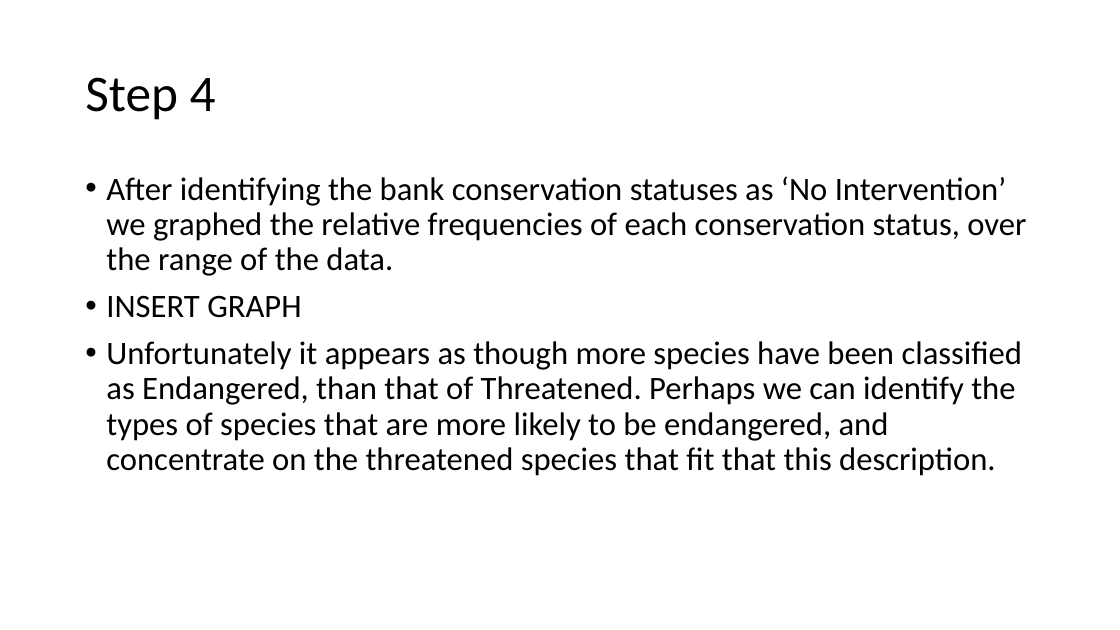
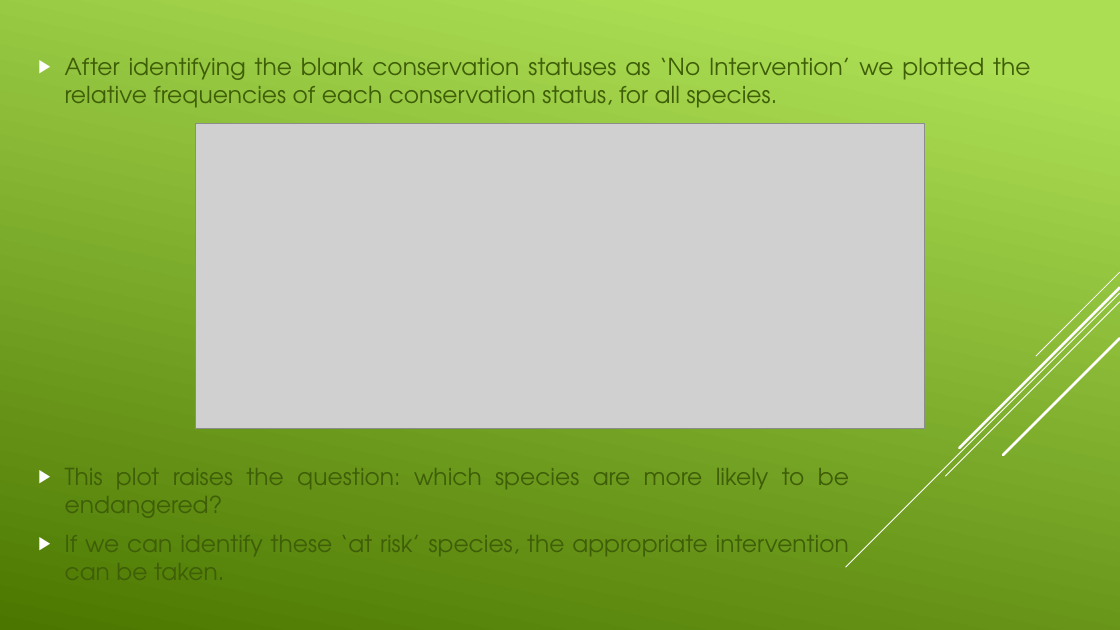
Before and after one commit to kennethsharman/Codecademy_Data_Analysis, a slide deck: slide 3 of Unit6_Capstone_Project/Side Deck.pptx. Drawn at 1120x630 pixels with LibreOffice and Linux fonts; fonts in the diff are those of the drawing; grey boxes stand for pictures. Boxes give left, top, right and bottom in pixels: in the first picture for what was removed or moved away, otherwise in the second. Text is boxed around its words. In the diff, an @@ line names an element or a change of style, - is before the commit and + after.

Commit message:
Conservation Presentation Complete

```diff
--- a/Unit6_Capstone_Project/Side Deck.pptx
+++ b/Unit6_Capstone_Project/Side Deck.pptx
@@ background #FFFFFF to gradient #ACDF55 to #4C7800 @@
@@ text "After identifying the blank conservation ..." at (65,58,1030,108): vertical alignment top to middle @@
@@ text at (65,58,1030,108): text changed; size 28 to 20 pt; font Calibri to TeX Gyre Adventor; text colour #000000 to #3E5E08 @@
-• After identifying the bank conservation statuses as ‘No Intervention’ we graphed the relative frequencies of each conservation status, over the range of the data.
-• INSERT GRAPH
-• Unfortunately it appears as though more species have been classified as Endangered, than that of Threatened. Perhaps we can identify the types of species that are more likely to be endangered, and concentrate on the threatened species that fit that this description.
+▶ After identifying the blank conservation statuses as ‘No Intervention’ we plotted the relative frequencies of each conservation status, for all species.
@@ title removed at (85,77,216,120) @@
-Step 4
@@ picture added at (195,124,925,429) @@
@@ group added at (846,272,1120,567): 5 lines @@
@@ text added at (65,468,849,564), 20 pt, text #3E5E08 @@
+▶ This plot raises the question: which species are more likely to be endangered?
+▶ If we can identify these ‘at risk’ species, the appropriate intervention can be taken.
```
Also in this commit, not shown: 3 other slides changed, 2 slides added, 4 slides removed, 2 other files.
